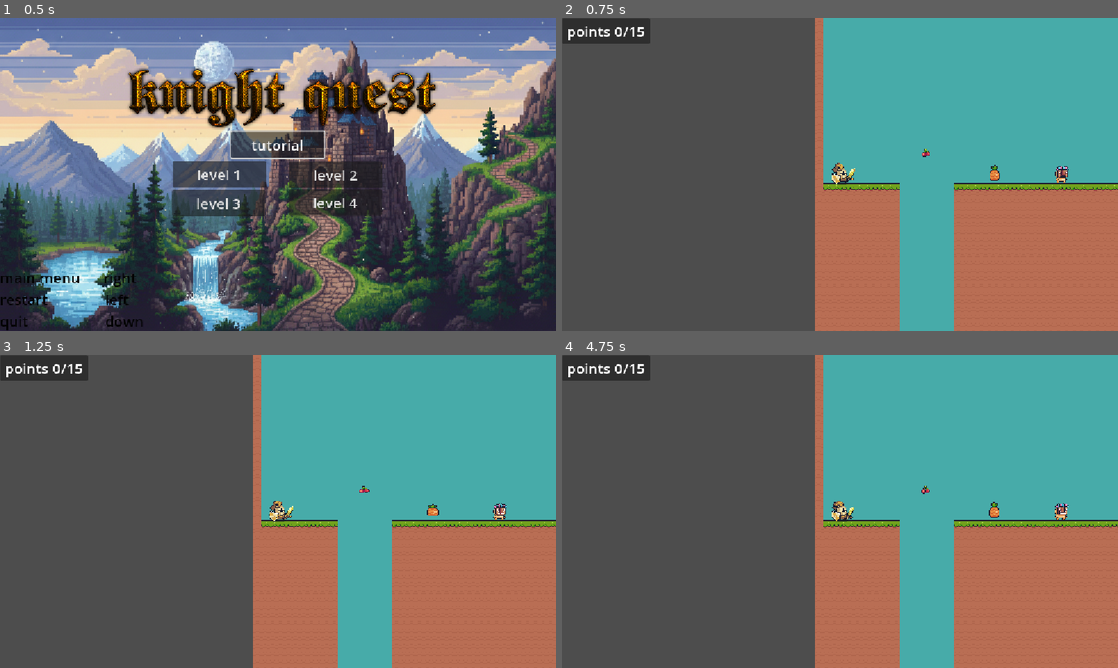
Above: before the commit, frames 1-4 (two rows, left to right).
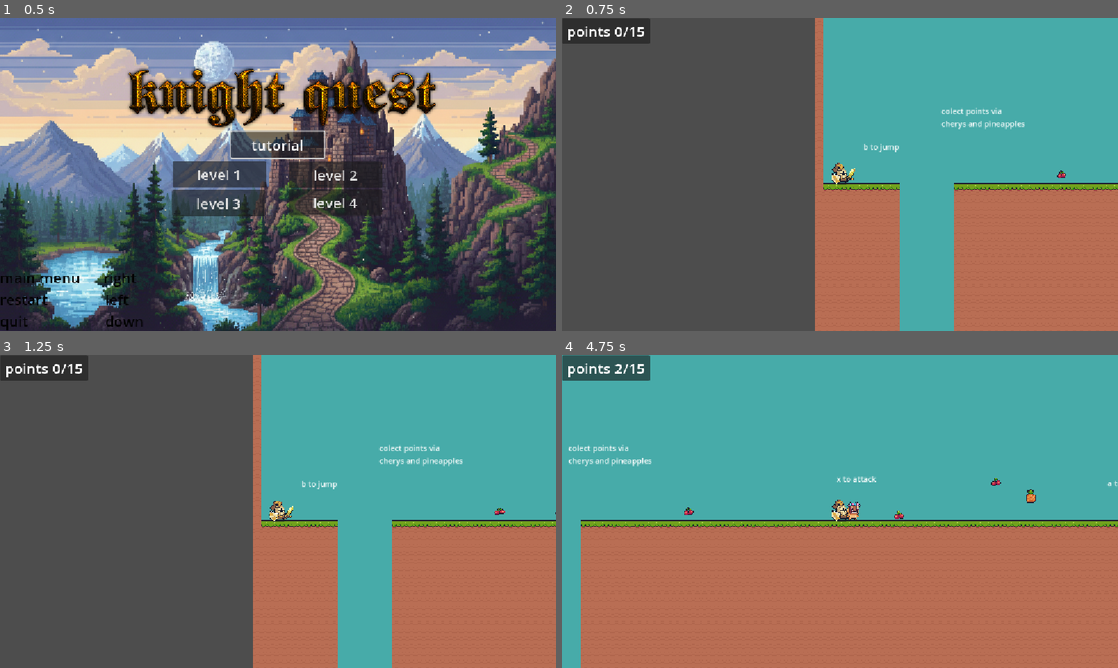
Above: after the commit, the same moments.

Repository: vandohman7/vans-first-game
Game: Godot game, scene res://scenes/main_menu.tscn
Two runs of this game, one before a commit and one after it. Both use one fixed random seed, a clock stepped at 60 frames per second and the inputs below.
Inputs:
- Up to frame 1 (0.5 s): no input
- Up to frame 2 (0.75 s): click "tutorial" at 0.5 s
- Up to frame 3 (1.25 s): no input
- Up to frame 4 (4.75 s): hold D (right) 1.28-2.78 s; tap Space (jump) at 1.35, 1.52, 1.82, 2.27, 2.3, 2.57, 2.85, 3.77, 3.8, 4.07, 4.35, 4.52 s; tap Shift (sprint) at 2.1, 3.6 s; hold A (left) 2.78-3.53 s; hold D (right) from 3.53 s (still down)

Frame 1 is identical in both runs. In frame 2, 0.5% of the frame differs, in the area x 54-92%, y 28-53%; in frame 3, 0.5%; in frame 4, 52%, in the area x 0-100%, y 0-100%.

Commit message:
yyyyyayyayayyayy
yyyyyayay

Diff:
--- a/scenes/tutorial.tscn
+++ b/scenes/tutorial.tscn
@@ -7,7 +7,6 @@
 [ext_resource type="PackedScene" uid="uid://dg5mo2vf7bwsd" path="res://scenes/collectablse/berry_collectable.tscn" id="5_0hilk"]
 [ext_resource type="PackedScene" uid="uid://cciqh88vvoj8t" path="res://scenes/collectablse/pineapple.tscn" id="6_wr8iv"]
 [ext_resource type="Script" uid="uid://cpp2tcrmxsm5r" path="res://scenes/scripts/death_floor.gd" id="7_e13mp"]
-[ext_resource type="PackedScene" uid="uid://d2d8j4n3akmpi" path="res://scenes/scripts/pause_menu.tscn" id="7_tbcdj"]
 [ext_resource type="Script" uid="uid://bjb7g21kmdkjh" path="res://game_manager.gd" id="8_vrdqu"]
 [ext_resource type="PackedScene" uid="uid://bs74plac4mp21" path="res://scenes/end_sheep.tscn" id="10_ikfo1"]
 [ext_resource type="PackedScene" uid="uid://gd6lelmjptj0" path="res://scenes/collectablse/enemy.tscn" id="11_g2equ"]
@@ -1136,7 +1135,7 @@
 [node name="berrys" type="Node" parent="TileMap"]
 
 [node name="berry_collectable" parent="TileMap/berrys" instance=ExtResource("5_0hilk")]
-position = Vector2(223, 775)
+position = Vector2(630, 820)
 
 [node name="berry_collectable2" parent="TileMap/berrys" instance=ExtResource("5_0hilk")]
 position = Vector2(504, 819)
@@ -1153,7 +1152,7 @@
 [node name="pineapples" type="Node" parent="TileMap"]
 
 [node name="pineapple" parent="TileMap/pineapples" instance=ExtResource("6_wr8iv")]
-position = Vector2(365, 825)
+position = Vector2(1213, 795)
 
 [node name="CharacterBody2D" parent="." instance=ExtResource("2_g2equ")]
 texture_filter = 1
@@ -1162,12 +1161,22 @@
 [node name="Camera2D" type="Camera2D" parent="CharacterBody2D"]
 position = Vector2(0, -2)
 
-[node name="pause_menu" parent="CharacterBody2D" instance=ExtResource("7_tbcdj")]
+[node name="pause_menu" parent="CharacterBody2D"]
+_import_path = NodePath("")
+unique_name_in_owner = false
+process_mode = 0
+process_priority = 0
+process_physics_priority = 0
+process_thread_group = 0
+physics_interpolation_mode = 0
+auto_translate_mode = 0
+editor_description = ""
 visible = false
 offset_left = 4.0
 offset_top = -6.0
 offset_right = 4.0
 offset_bottom = -6.0
+script = null
 
 [node name="CanvasLayer" type="CanvasLayer" parent="."]
 
@@ -1206,7 +1215,7 @@
 [node name="enemys" type="Node" parent="."]
 
 [node name="enemy" parent="enemys" instance=ExtResource("11_g2equ")]
-position = Vector2(499, 824)
+position = Vector2(840, 822)
 
 [node name="end sheep" parent="." instance=ExtResource("10_ikfo1")]
 position = Vector2(1906, 826)
@@ -1216,8 +1225,40 @@
 [node name="Node" type="Node" parent="Node2"]
 
 [node name="pineapple" parent="." instance=ExtResource("6_wr8iv")]
-position = Vector2(1584, 823)
+position = Vector2(1538, 772)
 
 [node name="traps" type="Node" parent="."]
 
+[node name="Label" type="Label" parent="."]
+anchors_preset = -1
+anchor_bottom = 0.035
+offset_left = 93.0
+offset_top = 751.0
+offset_right = 168.0
+offset_bottom = 751.32
+text = "b to jump"
+
+[node name="Label2" type="Label" parent="."]
+offset_left = 1372.0
+offset_top = 750.0
+offset_right = 1491.0
+offset_bottom = 773.0
+text = "a to short jump"
+
+[node name="Label3" type="Label" parent="."]
+offset_left = 255.0
+offset_top = 677.0
+offset_right = 428.0
+offset_bottom = 726.0
+text = "colect points via
+cherys and pineapples"
+
+[node name="Label4" type="Label" parent="."]
+offset_left = 811.0
+offset_top = 741.0
+offset_right = 893.0
+offset_bottom = 790.0
+text = "x to attack
+"
+
 [connection signal="body_entered" from="death_floor" to="death_floor" method="_on_body_entered"]
Not shown: 1 places in scenes/tutorial.tscn that only renumber resources
